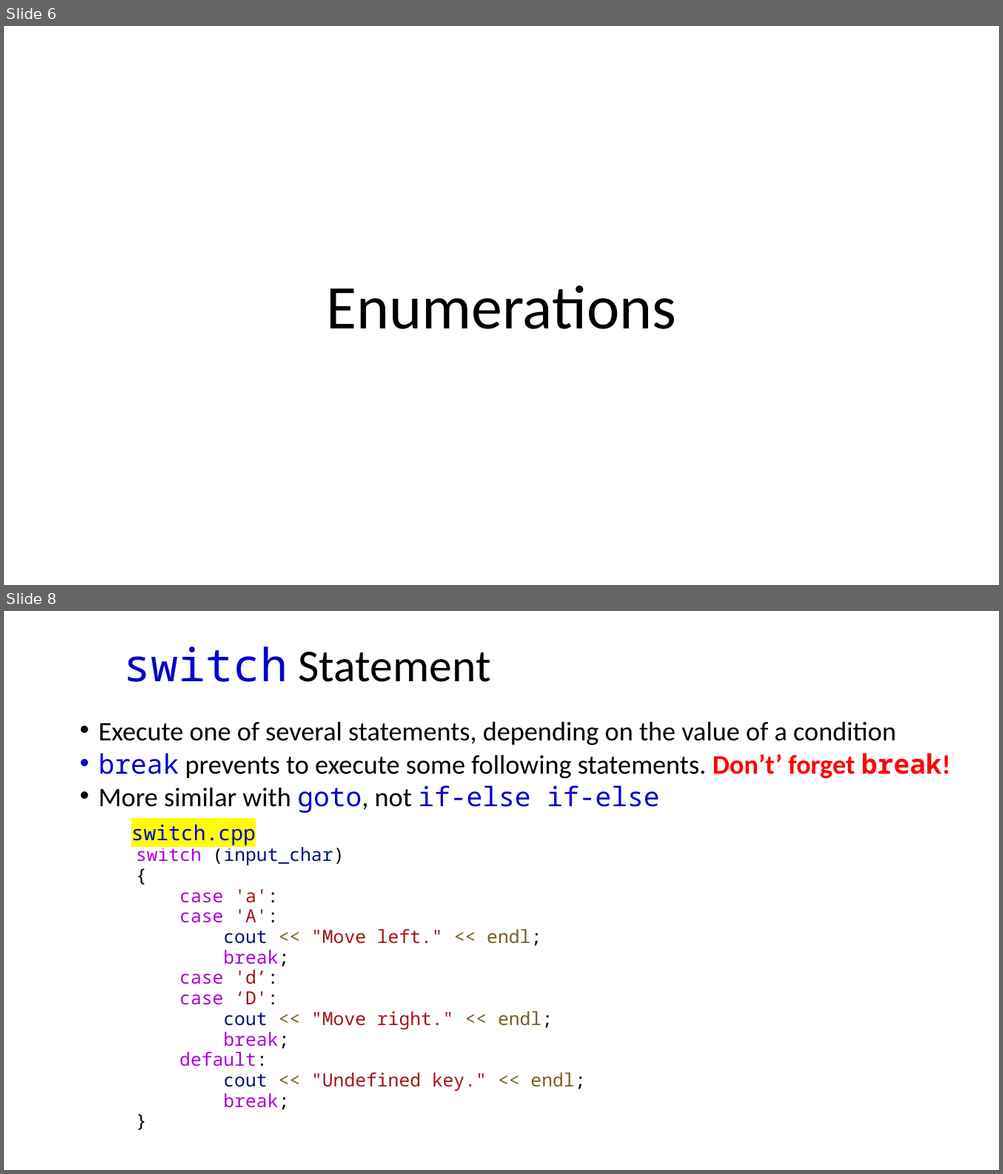
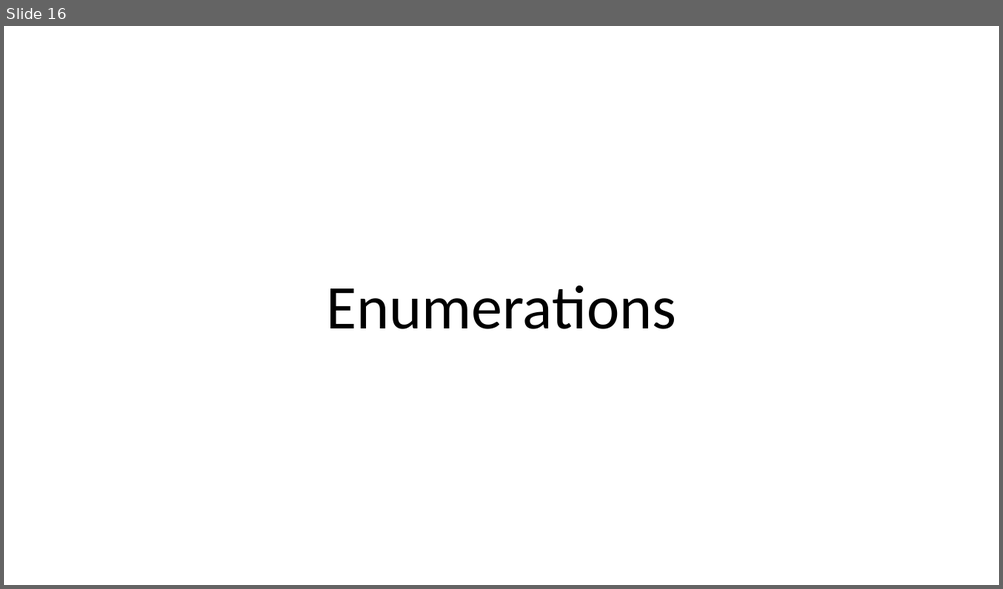
Before and after one commit to dayekuaipao/CPPLearning, a slide deck: week04/Lecture04.pptx. Shown one above the other, each under a label of ours: slides 6 and 8 before the commit, slide 16 after it; the slides between them are not shown. The pictures are 1003x1174 and 1003x589 pixels, drawn with LibreOffice and Linux fonts; fonts in the diff are those of the drawing; background and template pictures are left out. Boxes give left, top, right and bottom in pixels: in the first picture for what was removed or moved away, otherwise in the second. Text is boxed around its words. In the diff, an @@ line names an element or a change of style, - is before the commit and + after.

```diff
--- a/week04/Lecture04.pptx
+++ b/week04/Lecture04.pptx
@@ slide 8 removed at bbox=[4, 611, 999, 1170], background #FFFFFF @@
@@ title removed at bbox=[124, 647, 491, 682] @@
-switch Statement
@@ text removed at bbox=[99, 721, 950, 1111] @@
-• Execute one of several statements, depending on the value of a condition
-• break prevents to execute some following statements. Don’t’ forget break!
-• More similar with goto, not if-else if-else
-  switch (input_char)
-  {
-  case 'a':
-  case 'A':
-  cout << "Move left." << endl;
-  break;
-  case 'd’:
-  case ‘D':
-  cout << "Move right." << endl;
-  break;
-  default:
-  cout << "Undefined key." << endl;
-  break;
-  }
@@ rectangle removed at bbox=[124, 816, 264, 849] @@
-switch.cpp
@@ what was slide 6 is now slide 16 @@
```
Also in this commit, not shown: 1 slide changed, 10 slides added, 9 other files.
